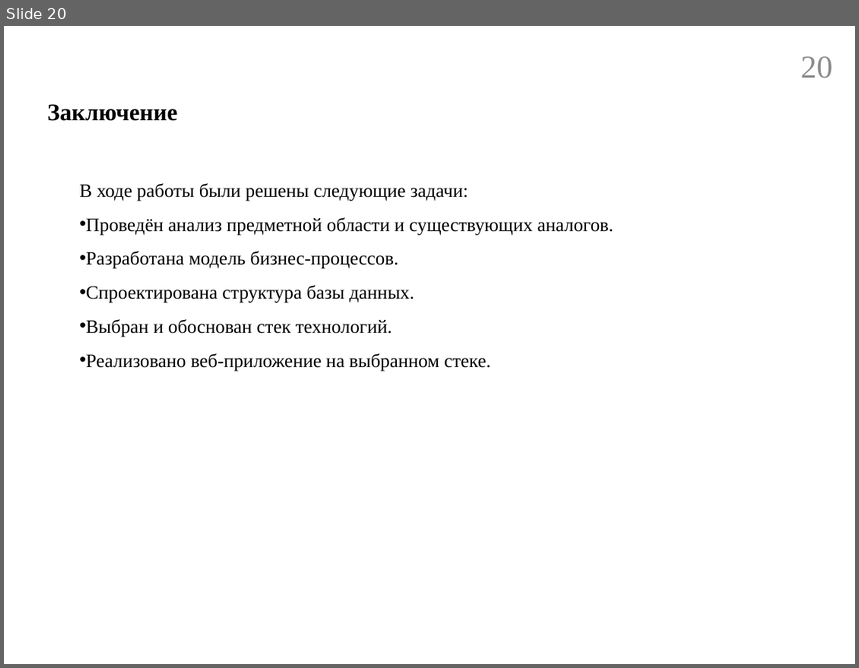
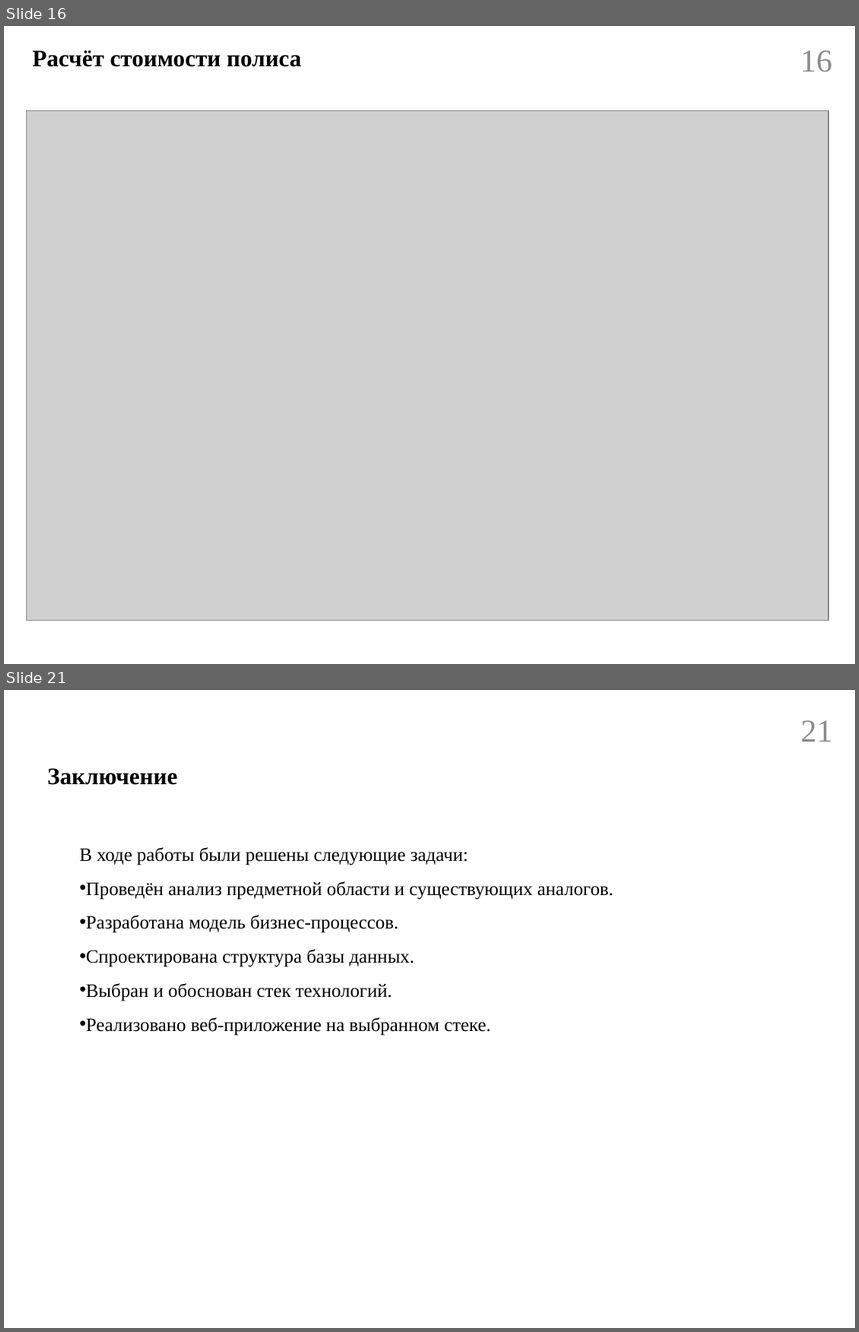
Before and after one commit to Belousov-Kirill-1ISP21/diplom, a slide deck: docs/Презентация.pptx. Shown one above the other, each under a label of ours: slide 20 before the commit, slides 16 and 21 after it; the slides between them are not shown. The pictures are 859x668 and 859x1332 pixels, drawn with LibreOffice and Linux fonts; fonts in the diff are those of the drawing; grey boxes stand for pictures. Boxes give left, top, right and bottom in pixels: in the first picture for what was removed or moved away, otherwise in the second. Text is boxed around its words. In the diff, an @@ line names an element or a change of style, - is before the commit and + after.

```diff
--- a/docs/Презентация.pptx
+++ b/docs/Презентация.pptx
@@ slide 16 added at box(4, 26, 855, 664), background #FFFFFF @@
@@ title added at box(32, 50, 301, 67), 20 pt, text #000000, bold @@
+Расчёт стоимости полиса
@@ page number added at box(800, 50, 832, 72), 27 pt, text #8C8C8C @@
+16
@@ picture added at box(26, 111, 829, 621) @@
@@ what was slide 20 is now slide 21 @@
@@ page number at box(801, 720, 833, 742): text changed @@
-20
+21
```
Also in this commit, not shown: 12 slides changed, 1 other slide added, 1 slide removed, 14 other files.
